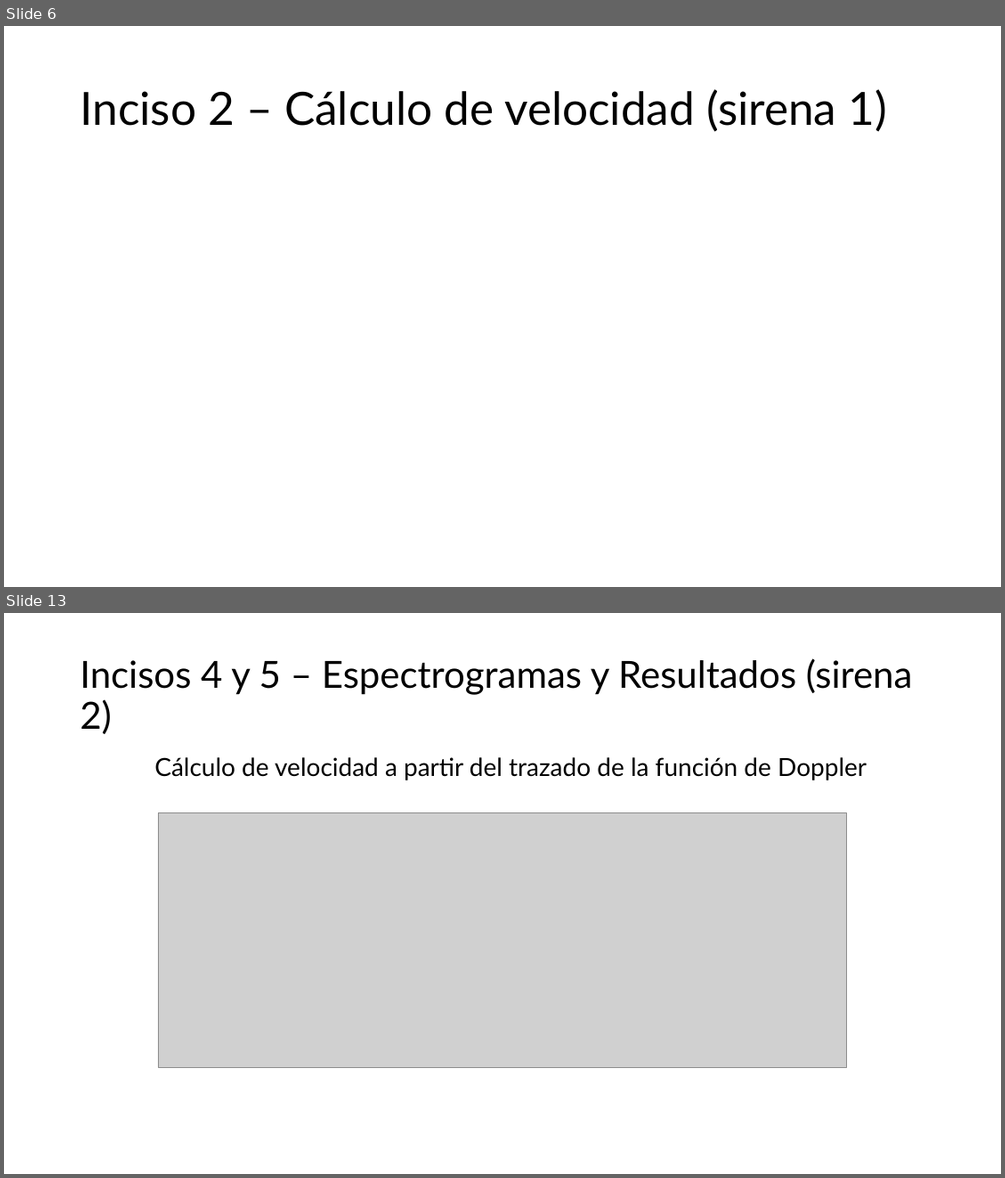
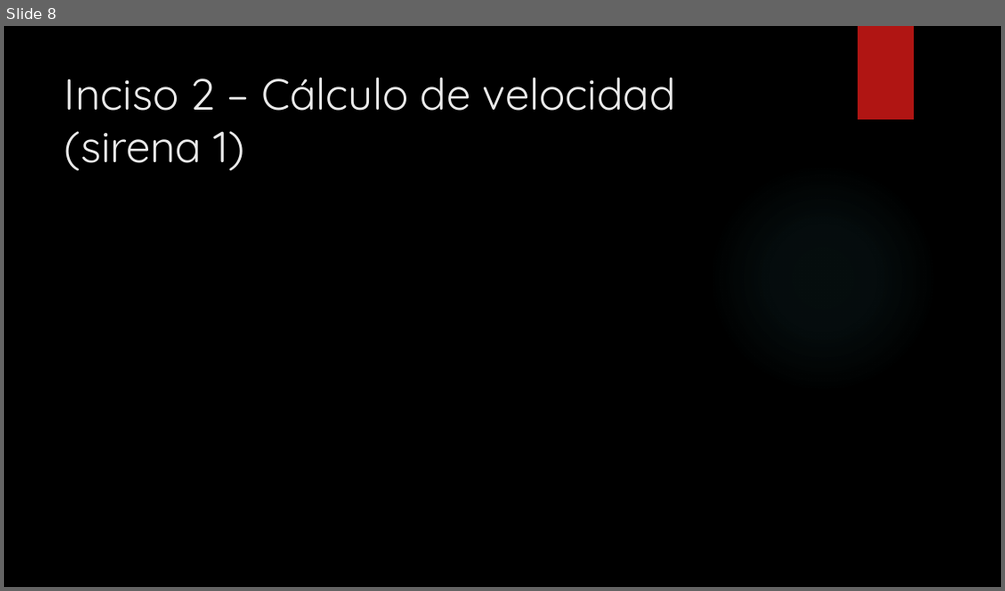
Before and after one commit to pabloDLQ/tp1-analisis-numerico, a slide deck: Presentación/Propuesta TP1 Análisis Numérico.pptx. Shown one above the other, each under a label of ours: slides 6 and 13 before the commit, slide 8 after it; the slides between them are not shown. The pictures are 1005x1178 and 1005x591 pixels, drawn with LibreOffice and Linux fonts; fonts in the diff are those of the drawing; grey boxes stand for pictures; background and template pictures are left out. Boxes give left, top, right and bottom in pixels: in the first picture for what was removed or moved away, otherwise in the second. Text is boxed around its words. In the diff, an @@ line names an element or a change of style, - is before the commit and + after.

Commit message:
Add FFT images, PDFs; remove analizar_item2.py
Replace original siren images with FFT versions, add deliverable and presentation PDFs, and update presentation assets. Changes include: modified Entregable.docx and added Entregable.pdf; removed Imagenes/Sirena1_Original.png and Imagenes/Sirena2_Original.png and added Sirena1_Originalfft.png and Sirena2_Originalfft.png; added Presentación/Guion.docx and Presentación/Guion.pdf; updated Presentación/Propuesta TP1 Análisis Numérico.pptx; and deleted src/analizar_item2.py (obsolete analysis script).

```diff
--- a/Presentación/Propuesta TP1 Análisis Numérico.pptx
+++ b/Presentación/Propuesta TP1 Análisis Numérico.pptx
@@ slide 13 removed at <box>4,613,1001,1174</box>, background #FFFFFF @@
@@ title removed at <box>80,658,913,780</box> @@
-Incisos 4 y 5 – Espectrogramas y Resultados (sirena 2)
-Cálculo de velocidad a partir del trazado de la función de Doppler
@@ picture removed at <box>158,813,847,1068</box> @@
@@ what was slide 6 is now slide 8 @@
@@ slide 8 changed as well @@
@@ background #FFFFFF to picture (left out) @@
@@ rectangle added at <box>858,26,914,119</box>, fill #B01513 @@
@@ title "Inciso 2 – Cálculo de ...": place and size @@
-title "Inciso 2 – Cálculo de ..." at <box>80,89,887,132</box>
+title "Inciso 2 – Cálculo de ..." at <box>65,77,676,171</box>
@@ title "Inciso 2 – Cálculo de ..." at <box>65,77,676,171</box>: size 44 to 42 pt, font Lato to Quicksand, text colour #000000 to #EBEBEB; line spacing 0.9 to 1; vertical alignment middle to top @@
@@ ellipse added at <box>708,163,938,394</box>, fill gradient #50B9C1 @@
```
Also in this commit, not shown: 6 other slides changed, 7 slides added, 5 other slides removed, 9 other files.
